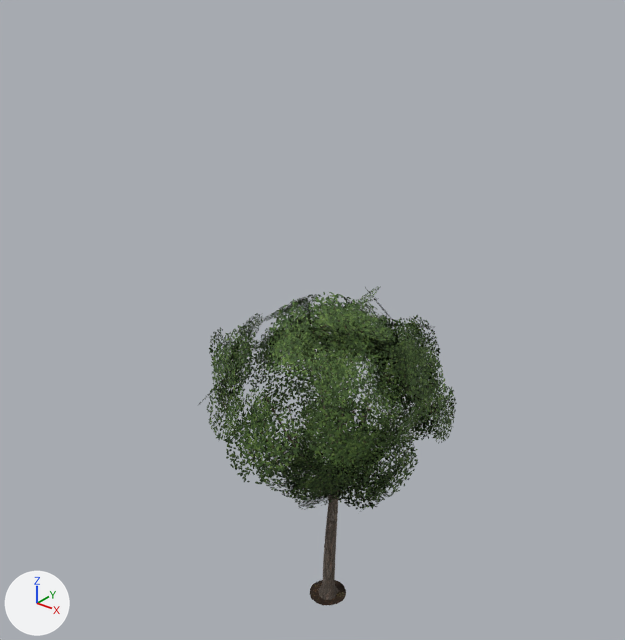
Renders of the Blender file assets/models/source/street_tree.blend from each side of a commit.
Both versions are drawn from a camera (50 mm lens) standing at (92.93, -16.96, 20.02) and looking at (79.33, 0.04, 9.49). The lights are fixed; the arrows at lower left show +X, +Y and +Z. The older version comes first.

Objects in the first picture: 'StreetTree_Bark', 'StreetTree_Leaves' and 1 more.
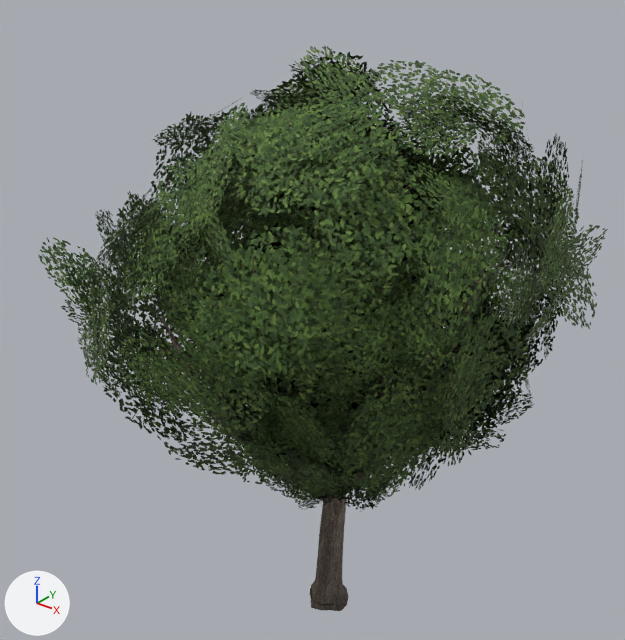
Where the change shows, as pixel boxes [x1, y1, x2, y2] in the pictures (625 x 640 px):
'OldMaple_Leaves', added (green)
    after: [39, 46, 607, 491]
'OldMaple_Bark', added
    after: [160, 224, 510, 611]

The change, as a list of edits to the scene's bpy script:
```text
Add me_oldmaple_leaves:
    me_oldmaple_leaves.from_pydata(...)  # 1200 vertices, 300 faces; spans x -6.85..6.74, y -7.42..7.26, z 5.91..17.31
    me_oldmaple_leaves.materials.append(mat_tree_leaves)
Add me_oldmaple_bark:
    me_oldmaple_bark.from_pydata(...)  # 484 vertices, 397 faces; spans x -4.06..4.29, y -4.97..3.82, z -0.31..13.0
    me_oldmaple_bark.polygons.foreach_set('use_smooth', [True] * 397)
    me_oldmaple_bark.materials.append(mat_tree_bark)
Add ob_oldmaple_leaves:
    ob_oldmaple_leaves = bpy.data.objects.new('OldMaple_Leaves', me_oldmaple_leaves)
    ob_oldmaple_leaves.location = (80.0, 0.0, 0.0)
Add ob_oldmaple_bark:
    ob_oldmaple_bark = bpy.data.objects.new('OldMaple_Bark', me_oldmaple_bark)
    ob_oldmaple_bark.location = (80.0, 0.0, 0.0)
```
